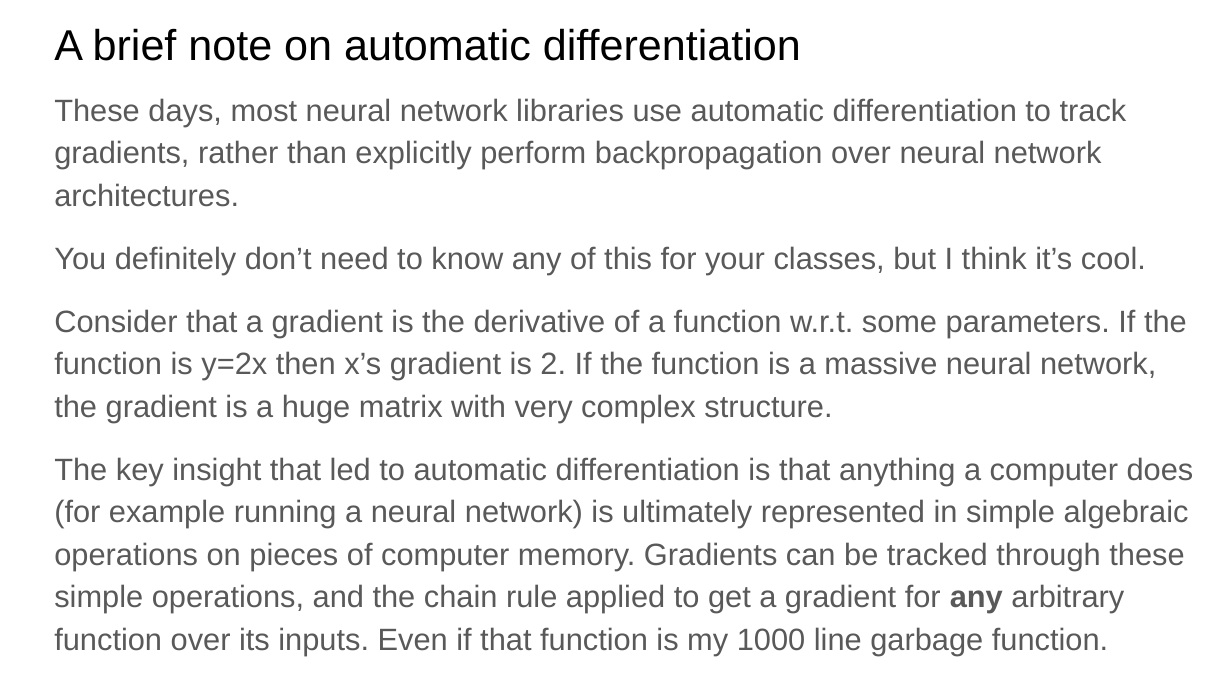
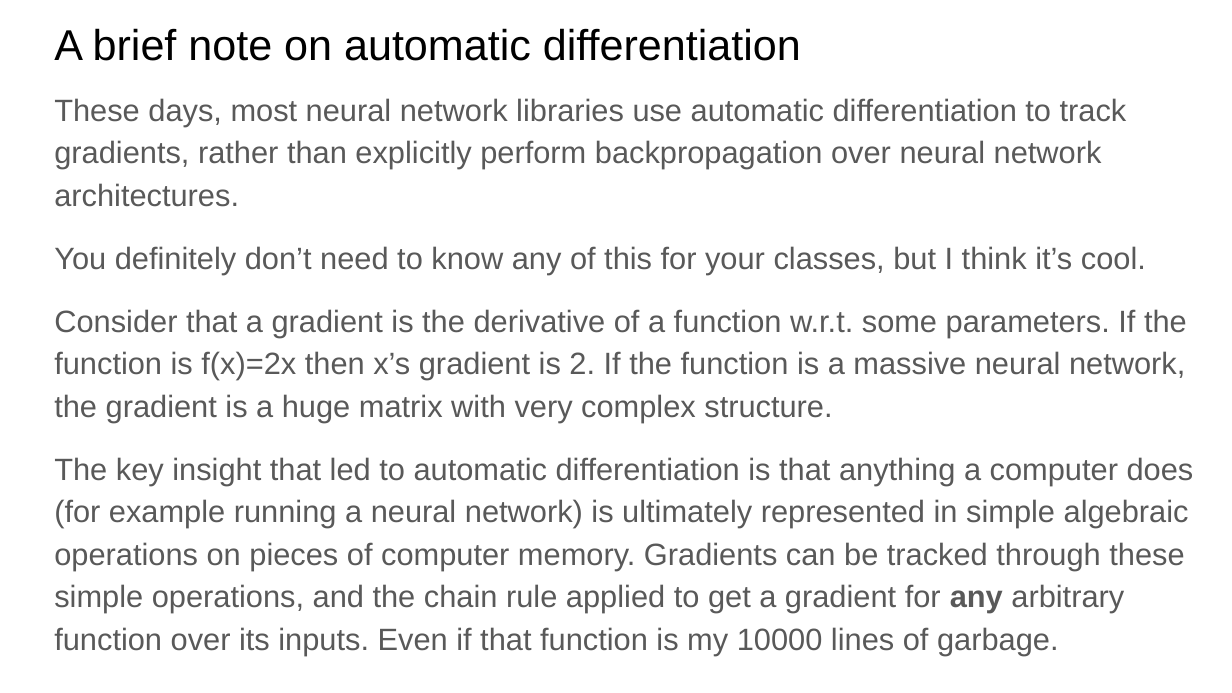
Before and after one commit to jeremyschroeter/pni-courses, a slide deck: slide 17 of PNIBootcamp2025/Week 2/friday/networks.pptx. Drawn at 1232x693 pixels with LibreOffice and Linux fonts; fonts in the diff are those of the drawing. Boxes give left, top, right and bottom in pixels: in the first picture for what was removed or moved away, otherwise in the second. Text is boxed around its words. In the diff, an @@ line names an element or a change of style, - is before the commit and + after.

```diff
--- a/PNIBootcamp2025/Week 2/friday/networks.pptx
+++ b/PNIBootcamp2025/Week 2/friday/networks.pptx
@@ text at (x1=54, y1=309, x2=1194, y2=655): text changed @@
-Consider that a gradient is the derivative of a function w.r.t. some parameters. If the function is y=2x then x’s gradient is 2. If the function is a massive neural network, the gradient is a huge matrix with very complex structure.
-The key insight that led to automatic differentiation is that anything a computer does (for example running a neural network) is ultimately represented in simple algebraic operations on pieces of computer memory. Gradients can be tracked through these simple operations, and the chain rule applied to get a gradient for any arbitrary function over its inputs. Even if that function is my 1000 line garbage function.
+Consider that a gradient is the derivative of a function w.r.t. some parameters. If the function is f(x)=2x then x’s gradient is 2. If the function is a massive neural network, the gradient is a huge matrix with very complex structure.
+The key insight that led to automatic differentiation is that anything a computer does (for example running a neural network) is ultimately represented in simple algebraic operations on pieces of computer memory. Gradients can be tracked through these simple operations, and the chain rule applied to get a gradient for any arbitrary function over its inputs. Even if that function is my 10000 lines of garbage.
```
Also in this commit, not shown: 5 other slides changed, 4 other files.
